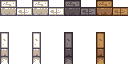
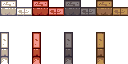
Revision of a layered 128x64 image; what changed, layer by layer:
painted on "feldspar-horizontal" over left=32, top=0, right=64, bottom=16
painted on "feldspar-vertical" over left=32, top=32, right=41, bottom=64
